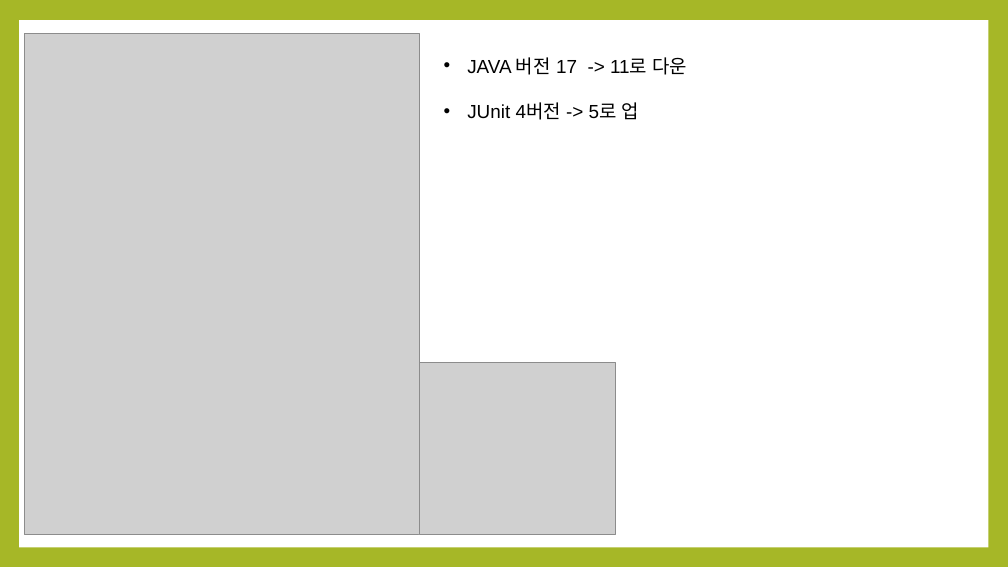
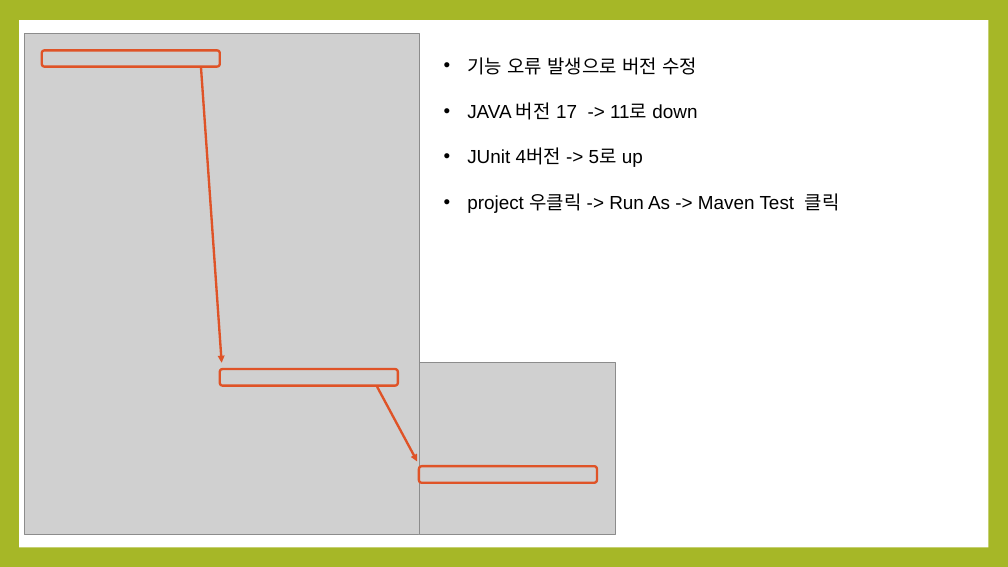
Before and after one commit to noheul1030/KOPO-Spring, a slide deck: slide 6 of KOPO-Spring(윤교수님)/Spring과제/Spring4강PPT.pptx. Drawn at 1008x567 pixels with LibreOffice and Linux fonts; fonts in the diff are those of the drawing; grey boxes stand for pictures. Boxes give left, top, right and bottom in pixels: in the first picture for what was removed or moved away, otherwise in the second. Text is boxed around its words. In the diff, an @@ line names an element or a change of style, - is before the commit and + after.

```diff
--- a/KOPO-Spring(윤교수님)/Spring과제/Spring4강PPT.pptx
+++ b/KOPO-Spring(윤교수님)/Spring과제/Spring4강PPT.pptx
@@ rounded rectangle added at (x1=42, y1=51, x2=220, y2=67), outline #DF5327 2.25 pt @@
@@ text at (x1=467, y1=57, x2=840, y2=213): text changed @@
-• JAVA 버전 17 -> 11로 다운
-• JUnit 4버전 -> 5로 업
+• 기능 오류 발생으로 버전 수정
+• JAVA 버전 17 -> 11로 down
+• JUnit 4버전 -> 5로 up
+• project 우클릭 -> Run As -> Maven Test 클릭
@@ arrow added from (201, 67) to (222, 363), #DF5327 2.25 pt @@
@@ rounded rectangle added at (x1=220, y1=369, x2=399, y2=386), outline #DF5327 2.25 pt @@
@@ arrow added from (377, 387) to (417, 461), #DF5327 2.25 pt @@
@@ rounded rectangle added at (x1=419, y1=467, x2=597, y2=483), outline #DF5327 2.25 pt @@
```
Also in this commit, not shown: 6 slides added, 9 slides removed.
